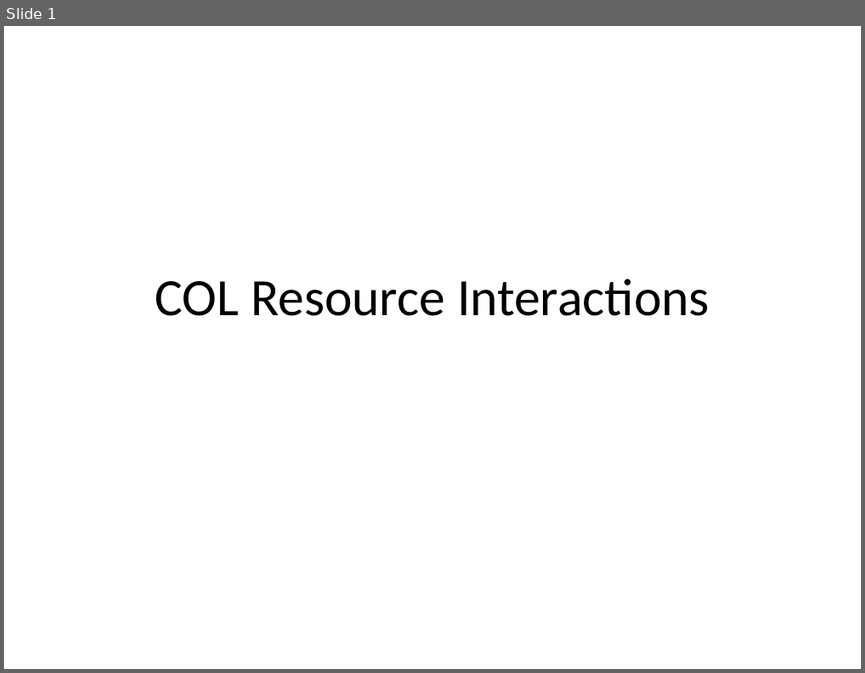
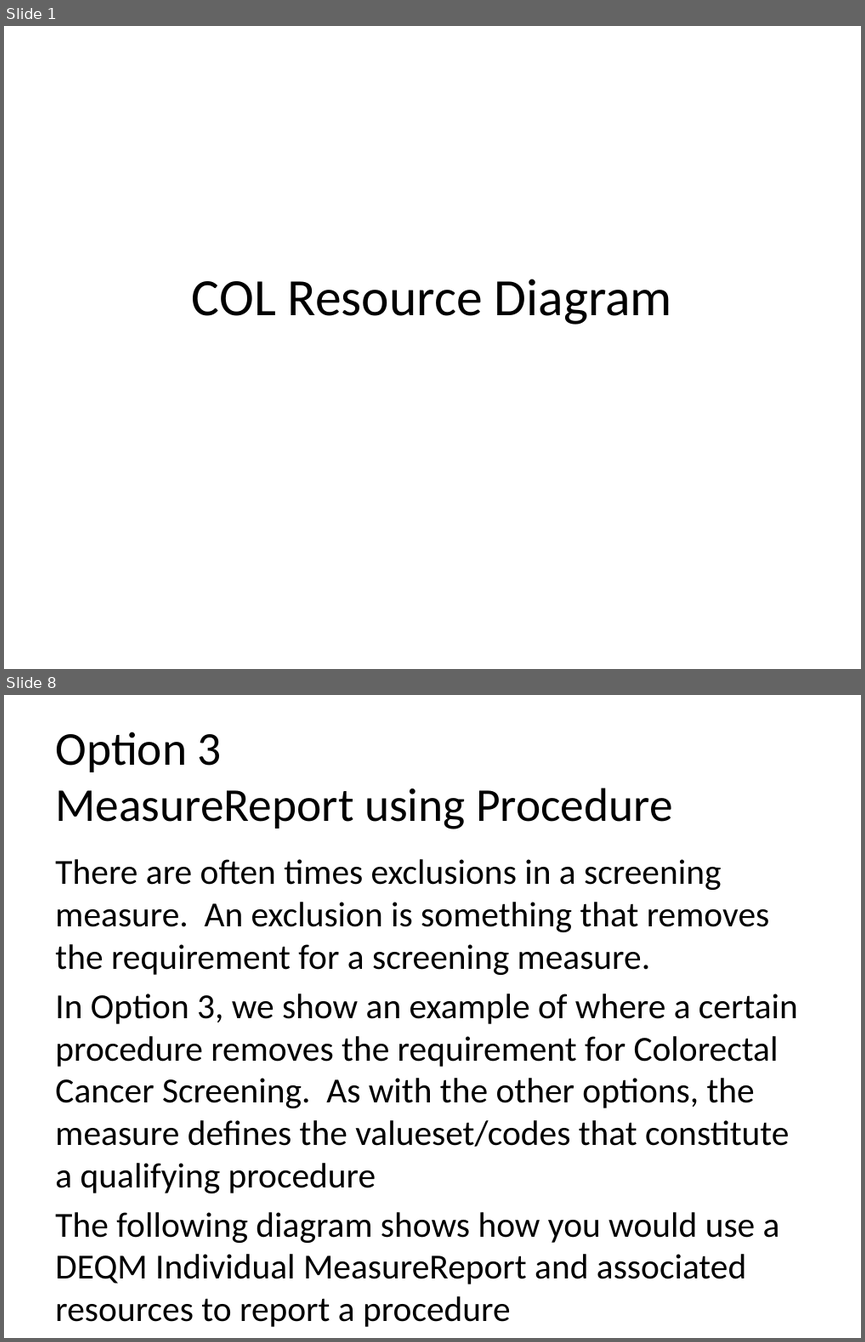
Before and after one commit to HL7/davinci-deqm, a slide deck: source/pages/assets/images/source/DEQM Resource Diagram - COL.pptx. Shown one above the other, each under a label of ours: slide 1 before the commit, slides 1 and 8 after it; the slides between them are not shown. The pictures are 865x673 and 865x1342 pixels, drawn with LibreOffice and Linux fonts; fonts in the diff are those of the drawing. Boxes give left, top, right and bottom in pixels: in the first picture for what was removed or moved away, otherwise in the second. Text is boxed around its words. In the diff, an @@ line names an element or a change of style, - is before the commit and + after.

```diff
--- a/source/pages/assets/images/source/DEQM Resource Diagram - COL.pptx
+++ b/source/pages/assets/images/source/DEQM Resource Diagram - COL.pptx
@@ slide 8 added at box(4, 695, 861, 1338), background #FFFFFF @@
@@ title added at box(55, 732, 673, 829), 39.6 pt, text #000000 @@
+Option 3
+MeasureReport using Procedure
@@ text added at box(55, 859, 798, 1284), 29.6 pt, text #000000 @@
+There are often times exclusions in a screening measure. An exclusion is something that removes the requirement for a screening measure.
+In Option 3, we show an example of where a certain procedure removes the requirement for Colorectal Cancer Screening. As with the other options, the measure defines the valueset/codes that constitute a qualifying procedure
+The following diagram shows how you would use a DEQM Individual MeasureReport and associated resources to report a procedure
@@ slide 1 changed as well @@
@@ title at box(192, 278, 672, 324): text changed @@
-COL Resource Interactions
+COL Resource Diagram
```
Also in this commit, not shown: 4 other slides changed, 5 other slides added, 21 other files.
